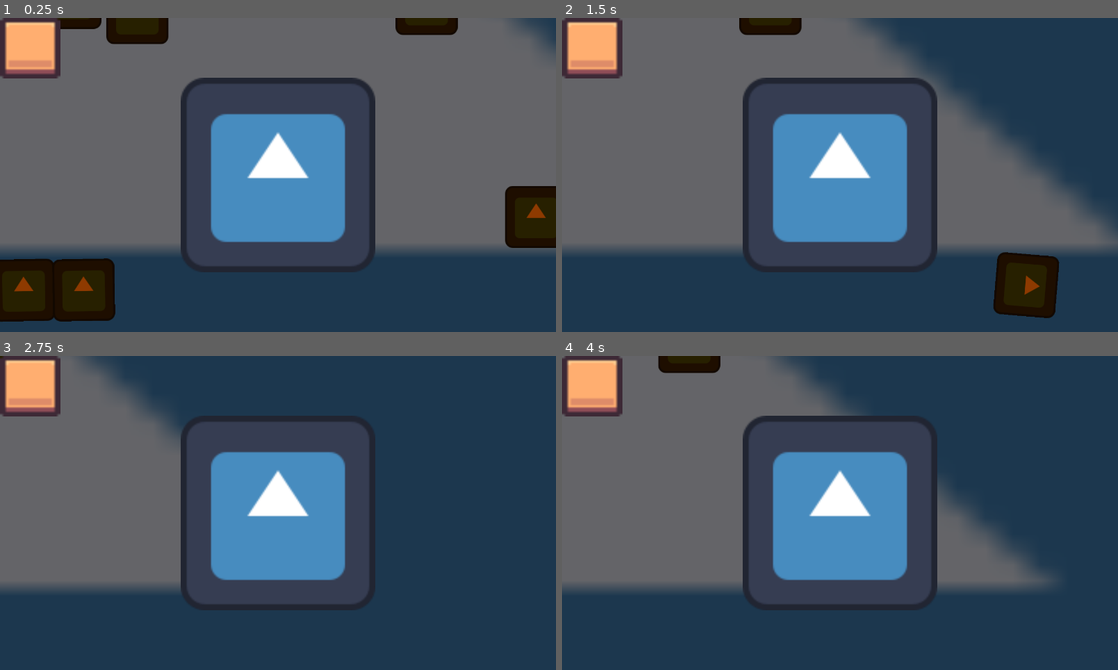
Above: before the commit, frames 1-4 (two rows, left to right).
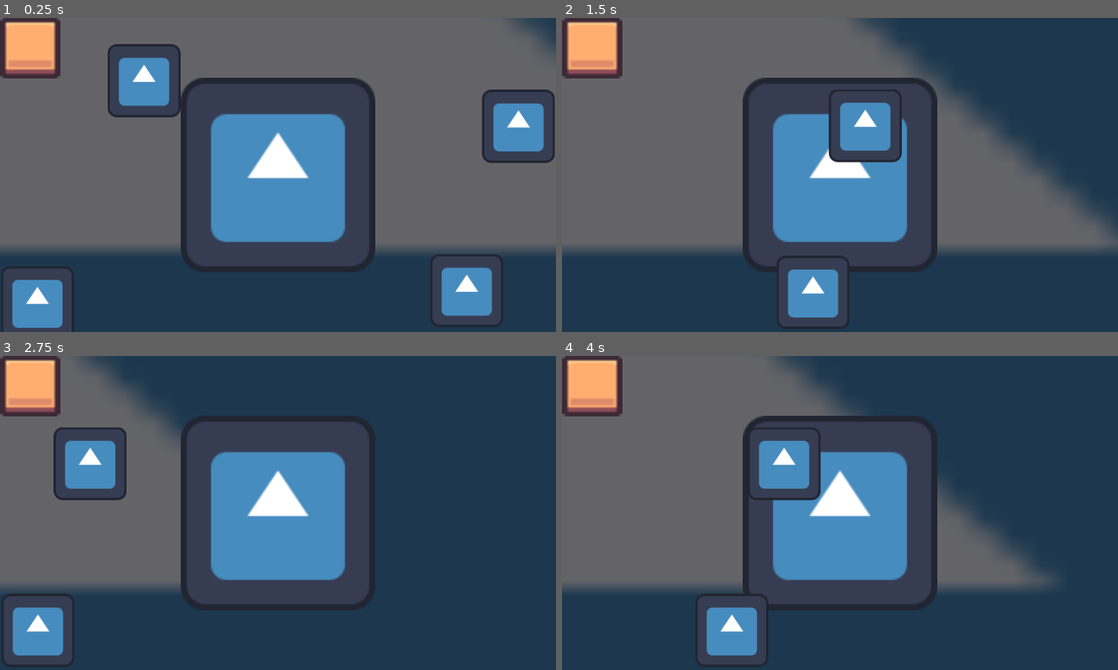
Above: after the commit, the same moments.

Repository: Alexoga9/Basura-Recolector
Game: Godot game, scene res://Escenarios/mundo.tscn
Two runs of this game, one before a commit and one after it. Both use one fixed random seed, a clock stepped at 60 frames per second and the inputs below. Before the commit the project starts from res://Commons/Componentes/Utilidades/Inventario/mundo.tscn. The engine's default icon, where the game draws it, is replaced by a stand-in: a white triangle on a blue panel in a dark square.
Inputs (mouse positions are in pixels of both pictures, inside the frame that each line leads up to):
- Up to frame 1 (0.25 s): no input
- Up to frame 2 (1.5 s): tap Enter at 0.5 s; move the mouse to (962, 159) at 0.52 s; hold D (derecha) 0.53-1.25 s; tap E (Recoger) at 0.6 s; click (962, 159) at 0.67 s; tap Space at 0.77 s; drag from (728, 190) to (812, 237) at 1.27 s
- Up to frame 3 (2.75 s): move the mouse to (333, 443) at 2.02 s; hold D (derecha) from 2.03 s (still down); tap L at 2.1 s; tap E (Recoger) at 2.3 s
- Up to frame 4 (4 s): release D (derecha) at 2.75 s; drag from (812, 575) to (673, 465) at 2.77 s; tap Space at 3.5, 3.77 s; move the mouse to (1006, 560) at 3.52 s; hold A (izquierda) from 3.53 s (still down); tap Delete at 3.6 s; tap E (Recoger) at 3.8 s

The runs differ from the first frame. In frame 1, 17% of the frame differs, in the area x 0-100%, y 0-100%; in frame 2, 6.9%; in frame 3, 5.9%; in frame 4, 4.9%.

Commit message:
Cambios limpiando cositas

Diff:
--- a/Commons/Componentes/Core/GameOver.gd
+++ b/Commons/Componentes/Core/Agotamiento.gd
@@ -1,5 +1,5 @@
 @icon("res://addons/iconos/Game Over.svg")
-class_name GameOver extends Node
+class_name Agotamiento extends Node
 
 signal estamina_agotada
 
--- a/Commons/Componentes/Core/EnergiaComponente.gd
+++ b/Commons/Componentes/Core/EnergiaComponente.gd
@@ -32,7 +32,7 @@
 		if energia > energia_maxima:
 			energia = energia_maxima
 
-var invicibilidad: bool = false
+var energia_inagotable: bool = false
 var _inicializado: bool = false
 
 
@@ -63,7 +63,7 @@
 
 
 func agotar(agotamiento: float):
-	if agotamiento > 0 and not invicibilidad:
+	if agotamiento > 0 and not energia_inagotable:
 		energia -= agotamiento
 
 
@@ -87,8 +87,8 @@
 		energia_maxima = max(energia_maxima - reduccion, 1)
 
 
-func frames_de_invencibilidad():
-	if invicibilidad:
+func frames_de_energia_inagotable():
+	if energia_inagotable:
 		# Aquí iría la lógica de invencibilidad con timer
 		pass
 
--- a/Commons/Componentes/Core/MuerteComponente.gd
+++ b/Commons/Componentes/Core/MuerteComponente.gd
@@ -1,36 +1,37 @@
 @icon("res://addons/iconos/muerte.svg")
-class_name MuerteComponente extends Node
-
-# puede ser traducido como destruido componente, para las
-# basuras con resistencia
-@export var vida_componente: VidaComponente
-@export var loot_componente: LootComponente
-@export var animacion_muerte: String = "morir"
-@export var tiempo_eliminacion: float = 0.5
-@export var sonido_muerte: AudioStream
+class_name DestruirComponente extends Node
 
 
-func _ready():
-	comprobar_dependencias()
-
-
-func comprobar_dependencias():
-	# vida
-	if not vida_componente: # si no tiene asignado en el inspector, asignalo
-		vida_componente = get_owner().get_node_or_null("VidaComponente")
-
-	if vida_componente:
-		vida_componente.murio.connect(_on_murio)
-
-	if not loot_componente: # si no tiene asignado en el inspector, asignalo
-		loot_componente = get_owner().get_node_or_null("LootComponente")
-
-
-func _on_murio():
-	loot_componente.spawn_loot_drop()
-	#SignalBus.emit_signal("quitar_del_array", self)
-	owner.queue_free() #owner es la raiz de la escena, el enemigo
-
-
-func _on_vida_componente_murio():
-	_on_murio()
+#
+## puede ser traducido como destruido componente, para las
+## basuras con resistencia
+#@export var vida_componente: VidaComponente
+#@export var loot_componente: LootComponente
+#@export var animacion_muerte: String = "morir"
+#@export var sonido_muerte: AudioStream
+#
+#
+#func _ready():
+	#comprobar_dependencias()
+#
+#
+#func comprobar_dependencias():
+	## vida
+	#if not vida_componente: # si no tiene asignado en el inspector, asignalo
+		#vida_componente = get_owner().get_node_or_null("VidaComponente")
+#
+	#if vida_componente:
+		#vida_componente.murio.connect(_on_murio)
+#
+	#if not loot_componente: # si no tiene asignado en el inspector, asignalo
+		#loot_componente = get_owner().get_node_or_null("LootComponente")
+#
+#
+#func _on_murio():
+	#loot_componente.spawn_loot_drop()
+	##SignalBus.emit_signal("quitar_del_array", self)
+	#owner.queue_free() #owner es la raiz de la escena, el enemigo
+#
+#
+#func _on_vida_componente_murio():
+	#_on_murio()
--- a/Commons/Componentes/Movimiento/InputComponente.gd
+++ b/Commons/Componentes/Movimiento/InputComponente.gd
@@ -12,6 +12,17 @@
 	return mov
 
 
+func input_recoger_basura_automatica() -> bool:
+	var presionado: bool
+	if Input.is_action_just_pressed("Recoger"):
+		presionado = true
+		SignalBus.recoger_basura_automatica.emit()
+		print("E")
+		return presionado
+	else:
+		return false
+
+
 func input_ataque():
 	if Input.get_action_strength("Ulti"):
 		pass
--- a/Commons/Componentes/Radares/RadarComponente.gd
+++ b/Commons/Componentes/Radares/RadarComponente.gd
@@ -1,7 +1,7 @@
 @icon("res://addons/iconos/Radar.svg")
 class_name RadarComponente extends Area2D
 
-var entidades: Array[Area2D]
+var entidades: Array[Loot]
 
 var centro = global_position
 
@@ -11,18 +11,20 @@
 	area_exited.connect(entidad_fuera_de_radar)
 
 
-func entidad_dentro_de_radar(area: Area2D):
+func entidad_dentro_de_radar(area: Loot):
 	#print(area.get_parent().name + " Ha entrado en el radar")
 	entidades.append(area)
+	area.objetivo = Global.jugador
+	print(str(area.objetivo))
 
 
-func entidad_fuera_de_radar(area: Area2D):
+func entidad_fuera_de_radar(area: Loot):
 	#print(area.get_parent().name + " Ha salido del radar")
 	entidades.erase(area)
 
 
 # ironicamente, no da la entidad más cercana
-func get_entidad_mas_cercana() -> Area2D:
+func get_entidad_mas_cercana() -> Loot:
 	var mas_cercana = null
 	var distancia_minima = INF
 
@@ -36,7 +38,7 @@
 	return mas_cercana
 
 
-func get_entidad_mas_lejana() -> Area2D:
+func get_entidad_mas_lejana() -> Loot:
 	var mas_lejana = null
 	var distancia_maxima = -1 # Empieza con -1 (cualquier distancia será mayor)
 
@@ -50,7 +52,7 @@
 	return mas_lejana
 
 
-func get_entidad_aleatoria() -> Area2D:
+func get_entidad_aleatoria() -> Loot:
 	if entidades.is_empty():
 		return null
 
--- a/Commons/Componentes/Utilidades/Inventario/Inventario.tscn
+++ b/Commons/Componentes/Utilidades/Inventario/Inventario.tscn
@@ -1,12 +1,13 @@
 [gd_scene format=3 uid="uid://bxxsc2sciuuu3"]
 
+[ext_resource type="Script" uid="uid://d2f0m5j1ciuls" path="res://Utilidades/Autoloads/inventario.gd" id="1_ftg80"]
 [ext_resource type="Script" uid="uid://cvdailrt3pbqn" path="res://Commons/Componentes/Utilidades/Inventario/InventarioSlot.gd" id="1_rkrsp"]
 [ext_resource type="Script" uid="uid://dnu2r5yw53pto" path="res://Recursos/LootDefinicion.gd" id="2_ftg80"]
 [ext_resource type="Texture2D" uid="uid://p7dfkv8att0p" path="res://Assets/Inventario/image.png" id="2_nttg7"]
 
 [sub_resource type="Resource" id="Resource_x7tyv"]
 script = ExtResource("2_ftg80")
-id = "piedra"
+id = "0"
 nombre = "Piedra"
 valor = 15
 cantidad_maxima = 64
@@ -21,6 +22,7 @@
 anchor_bottom = 1.0
 grow_horizontal = 2
 grow_vertical = 2
+script = ExtResource("1_ftg80")
 
 [node name="HBoxContainer" type="HBoxContainer" parent="." unique_id=104778990]
 layout_mode = 0
@@ -29,19 +31,19 @@
 size_flags_horizontal = 4
 size_flags_vertical = 0
 
-[node name="Panel" type="Panel" parent="HBoxContainer" unique_id=851919116]
+[node name="InventarioSlot" type="Panel" parent="HBoxContainer" unique_id=851919116]
 layout_mode = 2
 script = ExtResource("1_rkrsp")
 item_data = SubResource("Resource_x7tyv")
 
-[node name="Casilla" type="TextureRect" parent="HBoxContainer/Panel" unique_id=906568026]
+[node name="Casilla" type="TextureRect" parent="HBoxContainer/InventarioSlot" unique_id=906568026]
 layout_mode = 0
 offset_right = 40.0
 offset_bottom = 40.0
 texture = ExtResource("2_nttg7")
 expand_mode = 2
 
-[node name="Icono" type="TextureRect" parent="HBoxContainer/Panel" unique_id=1779124006]
+[node name="Icono" type="TextureRect" parent="HBoxContainer/InventarioSlot" unique_id=1779124006]
 unique_name_in_owner = true
 layout_mode = 0
 offset_right = 40.0
@@ -49,7 +51,7 @@
 texture = ExtResource("2_nttg7")
 expand_mode = 2
 
-[node name="Label" type="Label" parent="HBoxContainer/Panel" unique_id=857493552]
+[node name="Label" type="Label" parent="HBoxContainer/InventarioSlot" unique_id=857493552]
 unique_name_in_owner = true
 layout_mode = 1
 anchors_preset = 2
--- a/Commons/Componentes/Utilidades/Inventario/cogerItems.tscn
+++ b/Commons/Componentes/Utilidades/Inventario/cogerItems.tscn
@@ -1,14 +1,30 @@
-[gd_scene format=3 uid="uid://bq2jmt8xu17ps"]
+[gd_scene format=3 uid="uid://csule1ur4hp88"]
 
-[ext_resource type="Script" uid="uid://c7afoe64tj6c3" path="res://Commons/Componentes/Utilidades/Inventario/coger_items.gd" id="1_mobwi"]
 [ext_resource type="Texture2D" uid="uid://e7kokadv3aib" path="res://Assets/icon.svg" id="2_vfckp"]
+
+[sub_resource type="GDScript" id="GDScript_23q4l"]
+script/source = "# scripts/ItemPickup.gd
+extends Area2D
+
+@export var item_data: LootDefinicion # Qué tipo de objeto es este
+
+
+func _ready() -> void:
+	body_entered.connect(_on_body_entered)
+
+
+func _on_body_entered(body: Node2D) -> void:
+	if body.is_in_group(\"player\"):
+		Inventario.add_item(item_data)
+		queue_free() # desaparece del mundo
+"
 
 [sub_resource type="CircleShape2D" id="CircleShape2D_2bnav"]
 
 [node name="Node2D" type="Node2D" unique_id=1895368560]
 
 [node name="Area2D" type="Area2D" parent="." unique_id=307132450]
-script = ExtResource("1_mobwi")
+script = SubResource("GDScript_23q4l")
 
 [node name="Sprite2D" type="Sprite2D" parent="Area2D" unique_id=2031050729]
 texture = ExtResource("2_vfckp")
--- a/Commons/Componentes/Utilidades/Inventario/coger_items.gd
+++ /dev/null
@@ -1,14 +0,0 @@
-# scripts/ItemPickup.gd
-extends Area2D
-
-@export var item_data: LootDefinicion # Qué tipo de objeto es este
-
-
-func _ready() -> void:
-	body_entered.connect(_on_body_entered)
-
-
-func _on_body_entered(body: Node2D) -> void:
-	if body.is_in_group("player"):
-		Inventario.add_item(item_data)
-		queue_free() # desaparece del mundo
--- a/Commons/Componentes/Utilidades/Inventario/mundo.tscn
+++ /dev/null
@@ -1,60 +0,0 @@
-[gd_scene format=3 uid="uid://rvr7pqnbebp8"]
-
-[ext_resource type="Texture2D" uid="uid://e7kokadv3aib" path="res://Assets/icon.svg" id="1_lgngo"]
-[ext_resource type="PackedScene" uid="uid://bxxsc2sciuuu3" path="res://Commons/Componentes/Utilidades/Inventario/Inventario.tscn" id="1_vttfp"]
-[ext_resource type="PackedScene" uid="uid://e856quj4lvvn" path="res://Entidades/Jugador/Jugador.tscn" id="2_fw4w5"]
-[ext_resource type="PackedScene" uid="uid://b01e0d548qufu" path="res://Entidades/caja.tscn" id="3_fw4w5"]
-
-[node name="Mundo" type="Node" unique_id=283243708]
-
-[node name="Icon" type="Sprite2D" parent="." unique_id=1884187704]
-modulate = Color(0.39283404, 0.39437628, 0.40885204, 1)
-position = Vector2(583, 329.5)
-scale = Vector2(9.09375, 5.1328125)
-texture = ExtResource("1_lgngo")
-
-[node name="Jugador" parent="." unique_id=1030727379 instance=ExtResource("2_fw4w5")]
-position = Vector2(596, 315)
-
-[node name="Node" type="Node" parent="." unique_id=665496197]
-
-[node name="Caja" parent="Node" unique_id=1786026753 instance=ExtResource("3_fw4w5")]
-position = Vector2(550, 262)
-
-[node name="Caja2" parent="Node" unique_id=1643555701 instance=ExtResource("3_fw4w5")]
-position = Vector2(589, 251)
-
-[node name="Caja3" parent="Node" unique_id=1233343313 instance=ExtResource("3_fw4w5")]
-position = Vector2(645, 259)
-
-[node name="Caja4" parent="Node" unique_id=1898528813 instance=ExtResource("3_fw4w5")]
-position = Vector2(681, 329)
-
-[node name="Caja5" parent="Node" unique_id=841705816 instance=ExtResource("3_fw4w5")]
-position = Vector2(645, 413)
-
-[node name="Caja6" parent="Node" unique_id=1818907939 instance=ExtResource("3_fw4w5")]
-position = Vector2(503, 402)
-
-[node name="Caja7" parent="Node" unique_id=567649600 instance=ExtResource("3_fw4w5")]
-position = Vector2(486, 318)
-
-[node name="Caja8" parent="Node" unique_id=17122476 instance=ExtResource("3_fw4w5")]
-position = Vector2(528, 257)
-mass = 12.945
-
-[node name="Caja9" parent="Node" unique_id=616109915 instance=ExtResource("3_fw4w5")]
-position = Vector2(579, 392)
-mass = 0.021
-
-[node name="Caja10" parent="Node" unique_id=2108277481 instance=ExtResource("3_fw4w5")]
-position = Vector2(532, 353)
-mass = 19.66
-
-[node name="Caja11" parent="Node" unique_id=122457896 instance=ExtResource("3_fw4w5")]
-position = Vector2(532, 353)
-mass = 1000.0
-
-[node name="CanvasLayer" type="CanvasLayer" parent="." unique_id=2010886703]
-
-[node name="Control" parent="CanvasLayer" unique_id=615073819 instance=ExtResource("1_vttfp")]
--- a/Commons/Componentes/Utilidades/Loot/loot_collector.gd
+++ b/Commons/Componentes/Utilidades/Loot/loot_collector.gd
@@ -2,25 +2,26 @@
 extends Area2D
 
 @onready var energia_componente = %EnergiaComponente
-var object: LootDefinicion
+@onready var input_componente = %InputComponente
 
 
 # Hacer un ajuste en cuanto a la energia componente apartir de vida
-func _on_area_entered(objeto):
-	if objeto.is_in_group("Loot"):
-		match objeto.tipo_de_loot:
+func _on_area_entered(object: Loot):
+	if object.is_in_group("Loot"):
+		match object.tipo_de_loot:
 
-			object.TipoLoot.BASICO:
+			Loot.TipoLoot.BASICO:
 				print("Loot Basico")
-				Inventario.add_item(object)
+				Inventario.add_item(object.data)
+				object.collect()
 				pass
 
 			object.TipoLoot.PESADO:
 				print("Loot Pesodo")
-				Inventario.add_item(object)
+				Inventario.add_item(object.data)
 				pass
 
 			object.TipoLoot.PAQUETE:
 				print("Loot Paquete")
-				Inventario.add_item(object)
+				Inventario.add_item(object.data)
 				pass
--- a/Entidades/Jugador/Jugador.gd
+++ b/Entidades/Jugador/Jugador.gd
@@ -5,7 +5,7 @@
 @onready var movimiento_componente: MovimientoComponente = %MovimientoComponente
 
 # In Game
-@onready var vida_componente: EnergiaComponente = %EnergiaComponente
+@onready var energia_componente: EnergiaComponente = %EnergiaComponente
 @onready var camera_2d: Camera2D = %Camera2D
 
 
@@ -15,4 +15,5 @@
 
 func _physics_process(delta):
 	movimiento_componente.movimiento(input_componente.input_movimiento(), delta)
+	input_componente.input_recoger_basura_automatica()
 	#marker_2d.actualizar_marker_por_input(input_componente.input_movimiento())
--- a/Entidades/Jugador/Jugador.tscn
+++ b/Entidades/Jugador/Jugador.tscn
@@ -5,7 +5,7 @@
 [ext_resource type="Script" uid="uid://ddrnbgxm8522b" path="res://Commons/Componentes/Movimiento/InputComponente.gd" id="2_30dg6"]
 [ext_resource type="Texture2D" uid="uid://e7kokadv3aib" path="res://Assets/icon.svg" id="2_y6klq"]
 [ext_resource type="Script" uid="uid://bnt3655fcthcm" path="res://Commons/Componentes/Movimiento/Vectores/MovimientoComponente.gd" id="3_30dg6"]
-[ext_resource type="Script" uid="uid://c313hyi3lxct" path="res://Commons/Componentes/Core/GameOver.gd" id="4_qtgc7"]
+[ext_resource type="Script" uid="uid://c313hyi3lxct" path="res://Commons/Componentes/Core/Agotamiento.gd" id="4_qtgc7"]
 [ext_resource type="Script" uid="uid://dcfdk4qx3vf0b" path="res://Commons/Componentes/Utilidades/Loot/loot_collector.gd" id="9_6pwru"]
 [ext_resource type="Script" uid="uid://dqiir7o6l4sjy" path="res://Commons/Componentes/Radares/RadarComponente.gd" id="9_y6klq"]
 
@@ -19,7 +19,7 @@
 radius = 7.071068
 
 [sub_resource type="CircleShape2D" id="CircleShape2D_yyjpx"]
-radius = 335.93155
+radius = 70.0
 
 [node name="Jugador" type="CharacterBody2D" unique_id=1030727379 groups=["Jugador"]]
 collision_mask = 0
@@ -46,7 +46,7 @@
 script = ExtResource("1_b2vdw")
 es_jugador = true
 
-[node name="GameOver" type="Node" parent="Componentes/EnergiaComponente" unique_id=1343825619 node_paths=PackedStringArray("vida")]
+[node name="Agotamiento" type="Node" parent="Componentes/EnergiaComponente" unique_id=1343825619 node_paths=PackedStringArray("vida")]
 script = ExtResource("4_qtgc7")
 vida = NodePath("..")
 metadata/_custom_type_script = "uid://c313hyi3lxct"
@@ -63,6 +63,7 @@
 sprite = NodePath("../../Sprite2D")
 
 [node name="LootAtractor" type="Area2D" parent="." unique_id=919355164 groups=["Radar_Loot"]]
+editor_description = "Viene siendo un area de reconocimiento"
 position = Vector2(-1, 6)
 collision_layer = 0
 collision_mask = 8
@@ -72,6 +73,8 @@
 debug_color = Color(0.63369, 0.5259296, 0.0091273235, 0.41960785)
 
 [node name="Loot Collector" type="Area2D" parent="." unique_id=376001421]
+editor_description = "Se encarga de recolectar los objetos  en el mundo.
+"
 visible = false
 collision_layer = 0
 collision_mask = 8
@@ -83,9 +86,11 @@
 debug_color = Color(0.2517849, 0.6236958, 0.3297198, 0.41960785)
 
 [node name="RadarComponente" type="Area2D" parent="." unique_id=1555040956]
-visible = false
+editor_description = "Reconoce las entidades a su al rededor, administrandolas en un Array.
+
+Permite elegir si quieres un enemigo aleatorio, cercano o lejano"
 collision_layer = 0
-collision_mask = 4
+collision_mask = 12
 script = ExtResource("9_y6klq")
 metadata/_custom_type_script = "uid://dqiir7o6l4sjy"
 
--- a/Entidades/Loot/Loot.tscn
+++ b/Entidades/Loot/Loot.tscn
@@ -2,6 +2,7 @@
 
 [ext_resource type="Script" uid="uid://d1alhwontnr3g" path="res://Entidades/Loot/Loot_Item.gd" id="1_yo54l"]
 [ext_resource type="Resource" uid="uid://daq1xqhby8g5g" path="res://Entidades/new_resource.tres" id="2_4wyng"]
+[ext_resource type="Texture2D" uid="uid://e7kokadv3aib" path="res://Assets/icon.svg" id="3_1jfvb"]
 
 [sub_resource type="CircleShape2D" id="CircleShape2D_si7tl"]
 radius = 15.0
@@ -19,6 +20,8 @@
 
 [node name="Sprite" type="Sprite2D" parent="." unique_id=1161258588]
 unique_name_in_owner = true
+scale = Vector2(0.1875, 0.1875)
+texture = ExtResource("3_1jfvb")
 
 [node name="sonido" type="AudioStreamPlayer" parent="." unique_id=1004405695]
 unique_name_in_owner = true
--- a/Entidades/Loot/Loot_Item.gd
+++ b/Entidades/Loot/Loot_Item.gd
@@ -1,5 +1,5 @@
 @icon("res://addons/iconos/Loot.svg")
-extends Area2D
+class_name Loot extends Area2D
 
 @onready var sprite2d = %Sprite
 @onready var collision_shape_2d = %CollisionShape2D
@@ -8,11 +8,12 @@
 @export var data: LootDefinicion
 
 var objetivo = null
+var input_recibido: bool = false
 var velocidad: int = -1
 
 var id: String
 var nombre: String
-enum TipoLoot {EXPERIENCIA, VIDA, DINERO, POWER_UP}
+enum TipoLoot {BASICO, PESADO, PAQUETE}
 var tipo_de_loot: TipoLoot
 var valor: int
 var tags: String
@@ -20,10 +21,17 @@
 
 func _ready():
 	iniciar_valores()
+	SignalBus.recoger_basura_automatica.connect(recibir_input)
 
 
 func _process(delta):
-	perseguir_jugador(delta)
+	if input_recibido:
+		perseguir_jugador(delta)
+
+
+func recibir_input():
+	input_recibido = true
+	print("Input recibido")
 
 
 func perseguir_jugador(delta):
--- a/Entidades/caja.tscn
+++ /dev/null
@@ -1,17 +0,0 @@
-[gd_scene format=3 uid="uid://b01e0d548qufu"]
-
-[ext_resource type="Texture2D" uid="uid://e7kokadv3aib" path="res://Assets/icon.svg" id="1_a7ipy"]
-
-[sub_resource type="RectangleShape2D" id="RectangleShape2D_43avb"]
-
-[node name="Caja" type="RigidBody2D" unique_id=1786026753]
-gravity_scale = 0.0
-
-[node name="CollisionShape2D" type="CollisionShape2D" parent="." unique_id=735567678]
-shape = SubResource("RectangleShape2D_43avb")
-
-[node name="Icon" type="Sprite2D" parent="." unique_id=894573777]
-self_modulate = Color(0.5548791, 0.22916862, 0, 1)
-position = Vector2(-0.20000052, -0.20000076)
-scale = Vector2(0.159375, 0.159375)
-texture = ExtResource("1_a7ipy")
--- a/Entidades/new_resource.tres
+++ b/Entidades/new_resource.tres
@@ -1,13 +1,12 @@
 [gd_resource type="Resource" script_class="LootDefinicion" format=3 uid="uid://daq1xqhby8g5g"]
 
 [ext_resource type="Script" uid="uid://dnu2r5yw53pto" path="res://Recursos/LootDefinicion.gd" id="1_rdfia"]
-[ext_resource type="Texture2D" uid="uid://cucnhcxusefni" path="res://Assets/Inventario/piedra.png" id="2_rnlra"]
+[ext_resource type="Texture2D" uid="uid://e7kokadv3aib" path="res://Assets/icon.svg" id="2_rnlra"]
 
 [resource]
 script = ExtResource("1_rdfia")
 id = "caja"
 nombre = null
-tipo_de_loot = 2
 valor = null
 cantidad_maxima = 10
 tiene_requisito = null
--- /dev/null
+++ b/Escenarios/mundo.tscn
@@ -0,0 +1,35 @@
+[gd_scene format=3 uid="uid://rvr7pqnbebp8"]
+
+[ext_resource type="Texture2D" uid="uid://e7kokadv3aib" path="res://Assets/icon.svg" id="1_lgngo"]
+[ext_resource type="PackedScene" uid="uid://bxxsc2sciuuu3" path="res://Commons/Componentes/Utilidades/Inventario/Inventario.tscn" id="1_vttfp"]
+[ext_resource type="PackedScene" uid="uid://e856quj4lvvn" path="res://Entidades/Jugador/Jugador.tscn" id="2_fw4w5"]
+[ext_resource type="PackedScene" uid="uid://cd6lygsc501ww" path="res://Entidades/Loot/Loot.tscn" id="3_tgroa"]
+
+[node name="Mundo" type="Node" unique_id=283243708]
+
+[node name="Icon" type="Sprite2D" parent="." unique_id=1884187704]
+modulate = Color(0.39283404, 0.39437628, 0.40885204, 1)
+position = Vector2(583, 329.5)
+scale = Vector2(9.09375, 5.1328125)
+texture = ExtResource("1_lgngo")
+
+[node name="Jugador" parent="." unique_id=1030727379 instance=ExtResource("2_fw4w5")]
+position = Vector2(596, 315)
+
+[node name="Node" type="Node" parent="." unique_id=665496197]
+
+[node name="Loot" parent="Node" unique_id=1883567907 instance=ExtResource("3_tgroa")]
+position = Vector2(517, 357)
+
+[node name="Loot3" parent="Node" unique_id=1841113591 instance=ExtResource("3_tgroa")]
+position = Vector2(552, 284)
+
+[node name="Loot4" parent="Node" unique_id=721432483 instance=ExtResource("3_tgroa")]
+position = Vector2(658, 353)
+
+[node name="Loot2" parent="Node" unique_id=2082483504 instance=ExtResource("3_tgroa")]
+position = Vector2(675, 299)
+
+[node name="CanvasLayer" type="CanvasLayer" parent="." unique_id=2010886703]
+
+[node name="Control" parent="CanvasLayer" unique_id=615073819 instance=ExtResource("1_vttfp")]
--- a/Utilidades/Autoloads/Signal_Bus.gd
+++ b/Utilidades/Autoloads/Signal_Bus.gd
@@ -17,3 +17,9 @@
 # Jugador
 signal jugador_listo
 signal input_movimiento
+
+# Input
+signal recoger_basura_automatica(bool)
+
+# Basura
+signal basura_recogida
--- a/Utilidades/Autoloads/inventario.gd
+++ b/Utilidades/Autoloads/inventario.gd
@@ -13,6 +13,7 @@
 
 	_counts[item.id] = _counts.get(item.id, 0) + 1
 	slot_updated.emit(item.id, _counts[item.id])
+	print(str(_counts))
 
 
 func get_count(item_id: String) -> int:
--- a/project.godot
+++ b/project.godot
@@ -19,7 +19,7 @@
 
 SignalBus="*uid://de1hm7ggjo12u"
 Global="*uid://50g7q8nvqdp2"
-Inventario="*uid://d2f0m5j1ciuls"
+Inventario="*uid://bxxsc2sciuuu3"
 
 [debug]
 
@@ -43,6 +43,7 @@
 "res://Commons/": "blue",
 "res://Entidades/": "orange",
 "res://Escenario/": "pink",
+"res://Escenarios/": "yellow",
 "res://Recursos/": "gray",
 "res://UI/": "green",
 "res://Utilidades/": "purple"
Renamed: Commons/Componentes/Core/GameOver.gd.uid -> Commons/Componentes/Core/Agotamiento.gd.uid
Not shown, removed: Commons/Componentes/Utilidades/Inventario/coger_items.gd.uid
